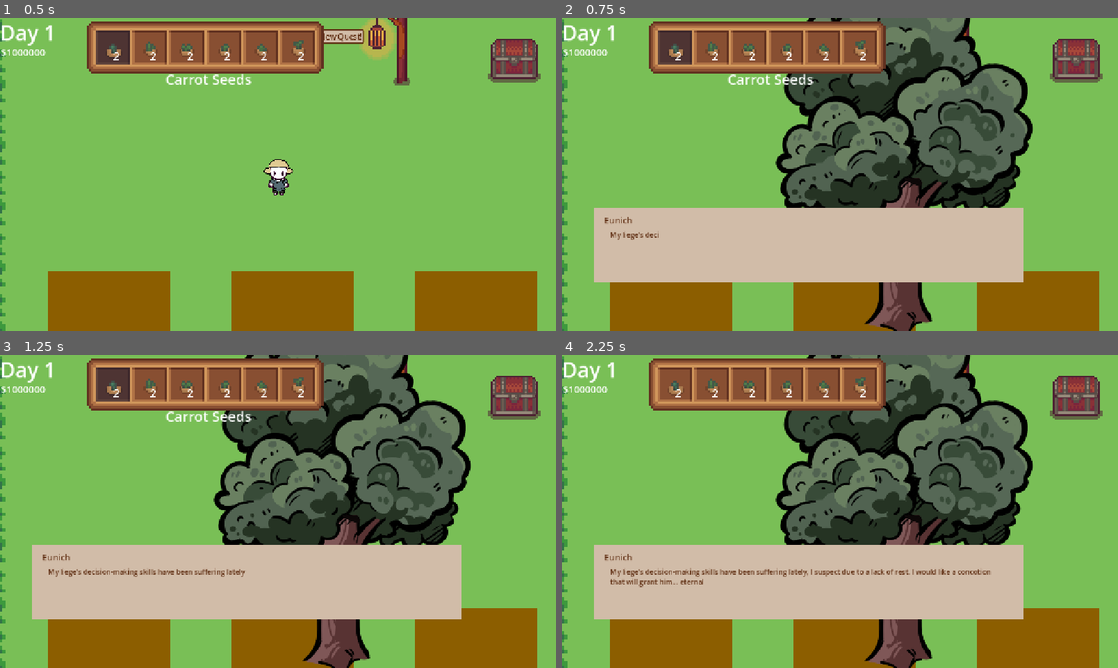
Above: before the commit, frames 1-4 (two rows, left to right).
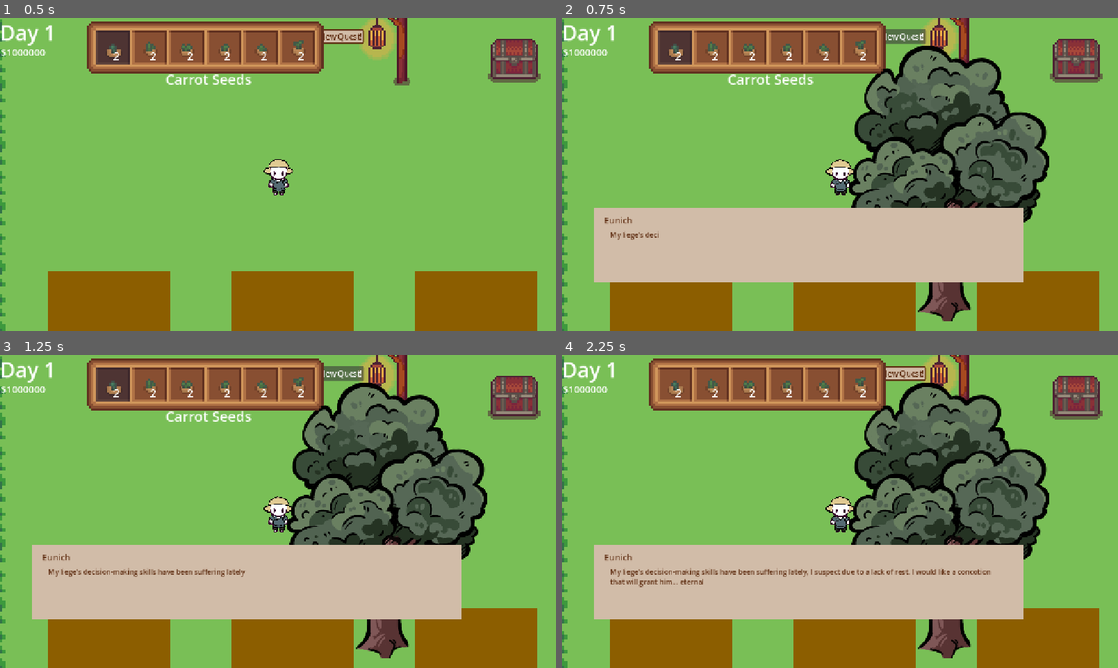
Above: after the commit, the same moments.

Repository: javakid999/Grow-Your-Poison-
Game: Godot game, scene res://farm.tscn
Same seed, same stepped clock (60 frames per second), same inputs: the game is played once before the commit and once after it.
Inputs (mouse positions are in pixels of both pictures, inside the frame that each line leads up to):
- Up to frame 1 (0.5 s): no input
- Up to frame 2 (0.75 s): click "New Quest!" at 0.5 s
- Up to frame 3 (1.25 s): no input
- Up to frame 4 (2.25 s): click "New Quest!" at 1.25 s; move the mouse to (962, 495) at 2.02 s; hold Right (right) from 2.03 s (still down); hold 0 (shovel slot) from 2.03 s (still down); click (962, 495) at 2.17 s

Frame 1 is identical in both runs. In frame 2, 21% of the frame differs, in the area x 38-88%, y 0-100%; in frame 3, 21%; in frame 4, 21%.

Commit message:
added sprite changing functionality

Diff:
--- a/scenes/dialogue_ui.tscn
+++ b/scenes/dialogue_ui.tscn
@@ -1,6 +1,6 @@
 [gd_scene format=3 uid="uid://c88s58o4i17m0"]
 
-[ext_resource type="Texture2D" uid="uid://bs8tlwn0ompqt" path="res://assets/images/obstacles/Isometric Assets 2.png" id="1_dwk8m"]
+[ext_resource type="Texture2D" uid="uid://duav38i82146r" path="res://assets/images/character_sprites/Imperial Concubine.png" id="1_dwk8m"]
 
 [sub_resource type="StyleBoxFlat" id="StyleBoxFlat_6ioo0"]
 bg_color = Color(0.37254903, 0.18039216, 0.07058824, 1)
@@ -119,7 +119,7 @@
 
 [node name="speaker_sprite" type="Sprite2D" parent="canvas" unique_id=1949162503]
 z_index = -1
-position = Vector2(788, 325)
+position = Vector2(890.99994, 375)
+scale = Vector2(0.7875458, 0.76682407)
 texture = ExtResource("1_dwk8m")
-region_enabled = true
 region_rect = Rect2(1134.4695, 1687.3607, 610.5676, 846.62537)
--- a/scripts/dialogue_trigger.gd
+++ b/scripts/dialogue_trigger.gd
@@ -2,14 +2,13 @@
 
 # Path to dialogue_ui instance in main scene
 @onready var dialogue_ui: CanvasLayer = get_tree().current_scene.get_node("Dialogue_UI/canvas")
-# Path to dialogue_ui speaker_name instance in main scene
-@onready var speaker_name: RichTextLabel = get_tree().current_scene.get_node("Dialogue_UI/canvas/speaker_name")
-# Path to dialogue_ui speaker_dialogue instance in main scene
-@onready var speaker_dialogue: RichTextLabel = get_tree().current_scene.get_node("Dialogue_UI/canvas/speaker_dialogue")
+@onready var speaker_name: RichTextLabel = dialogue_ui.get_node("speaker_name")
+@onready var speaker_dialogue: RichTextLabel = dialogue_ui.get_node("speaker_dialogue")
+@onready var dialogue_animation: AnimationPlayer = dialogue_ui.get_node("animation_player")
+@onready var speaker_sprite: Sprite2D = dialogue_ui.get_node("speaker_sprite")
+
 # Path to player node in main scene
 @onready var player: CharacterBody2D = get_tree().current_scene.get_node("Player")
-# Path to dialogue_ui animation player instance in main scene
-@onready var dialogue_animation: AnimationPlayer = get_tree().current_scene.get_node("Dialogue_UI/canvas/animation_player")
 
 @onready var accept_button: Button = dialogue_ui.get_node("accept_button")
 @onready var reject_button: Button = dialogue_ui.get_node("reject_button")
@@ -17,6 +16,8 @@
 
 @export var dialogues: Array[String]
 @export var speaker_names: Array[String]
+
+const speaker_filepath = "res://assets/images/character_sprites/"
 
 var current_dialogue: int = 0
 var started: bool = false
@@ -50,6 +51,7 @@
 				dialogue_ui.visible = true
 			speaker_name.text = speaker_names[current_dialogue]
 			speaker_dialogue.text = dialogues[current_dialogue]
+			speaker_sprite.texture = load(speaker_filepath + speaker_names[current_dialogue] + ".png")
 			accept_button.hide()
 			reject_button.hide()
 			dialogue_animation.play("RESET")
Binary file added: assets/images/character_sprites/Eunich.png
Not shown, added: assets/images/character_sprites/Eunich.png.import
Binary file added: assets/images/character_sprites/Imperial Concubine.png
Not shown, added: assets/images/character_sprites/Imperial Concubine.png.import
